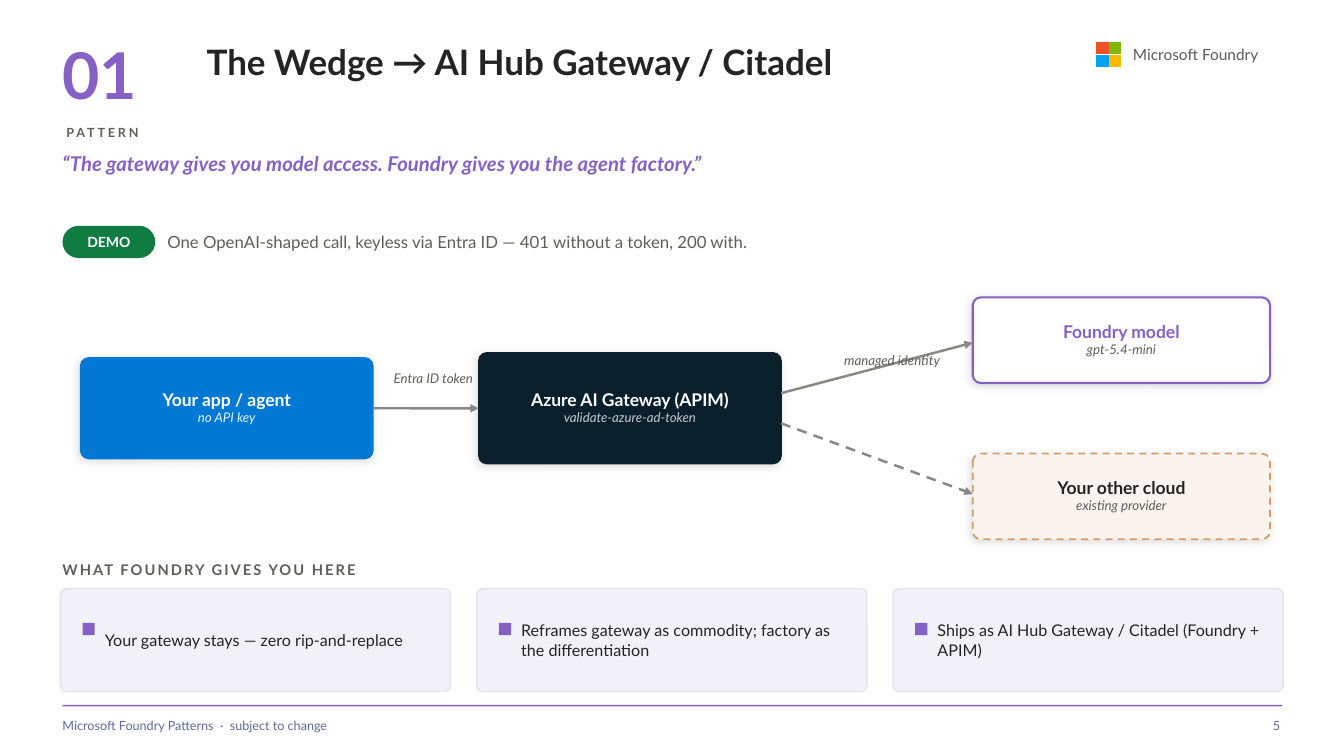
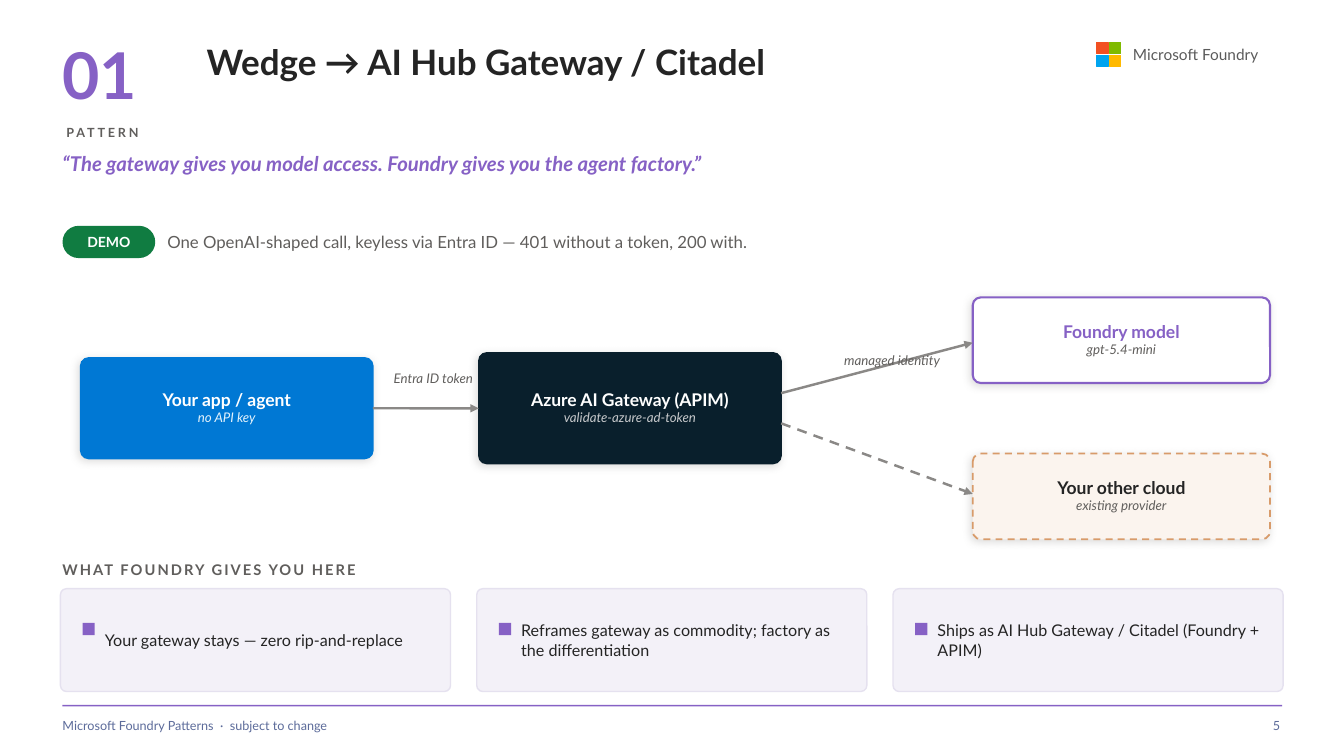
Before and after one commit to SridharArrabelly/foundry-pattern-library, a slide deck: slide 5 of foundry-patterns.pptx. Drawn at 1344x756 pixels with LibreOffice and Linux fonts; fonts in the diff are those of the drawing. Boxes give left, top, right and bottom in pixels: in the first picture for what was removed or moved away, otherwise in the second. Text is boxed around its words. In the diff, an @@ line names an element or a change of style, - is before the commit and + after.

```diff
--- a/foundry-patterns.pptx
+++ b/foundry-patterns.pptx
@@ text at box(207, 49, 765, 82): text changed @@
-The Wedge → AI Hub Gateway / Citadel
+Wedge → AI Hub Gateway / Citadel
```
Also in this commit, not shown: 2 other files.
